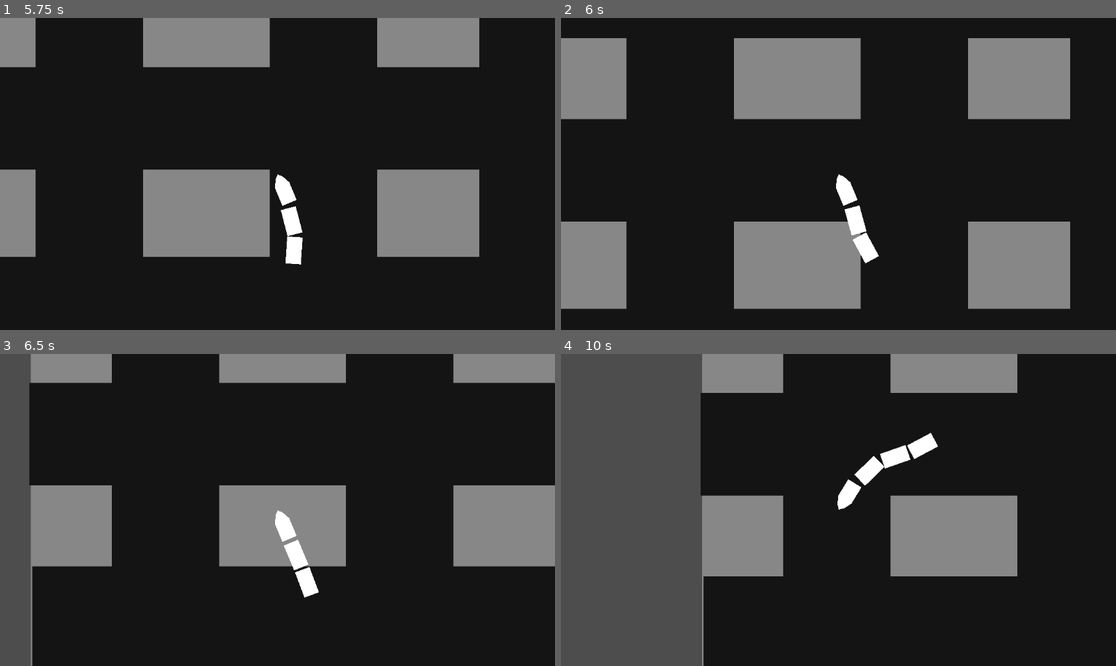
Above: before the commit, frames 1-4 (two rows, left to right).
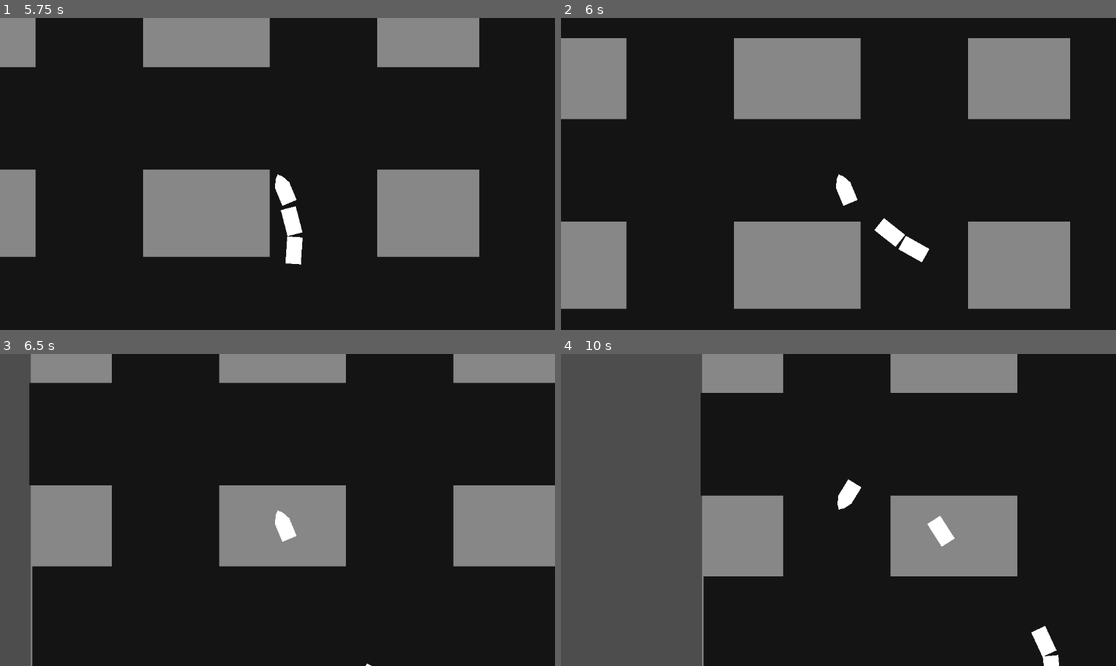
Above: after the commit, the same moments.

Repository: GodMadeEarth/Godot-Wild-Jam-59
Game: Godot game, scene res://sences/game.tscn
Two runs of this game, one before a commit and one after it. Both use one fixed random seed, a clock stepped at 60 frames per second and the inputs below.
Inputs:
- Up to frame 1 (5.75 s): hold Up (ui_up) 0.53-1.28 s; hold A (Move_L) 0.53-1.28 s; hold Down (ui_down) 1.28-2.03 s; tap D (Move_R) at 1.35, 2.85, 4.35 s; hold A (Move_L) 2.03-2.78 s; hold Up (ui_up) 2.03-3.53 s; hold A (Move_L) 3.53-4.28 s; hold Down (ui_down) from 3.53 s (still down); hold A (Move_L) from 5.03 s (still down)
- Up to frame 2 (6 s): release Down (ui_down) at 5.78 s; release A (Move_L) at 5.78 s; hold Up (ui_up) from 5.78 s (still down); tap D (Move_R) at 5.85 s
- Up to frame 3 (6.5 s): keep holding Up (ui_up)
- Up to frame 4 (10 s): hold A (Move_L) 6.53-7.28 s; tap D (Move_R) at 7.35, 8.85 s; release Up (ui_up) at 8.03 s; hold A (Move_L) 8.03-8.78 s; hold Down (ui_down) 8.03-9.53 s; hold Up (ui_up) from 9.53 s (still down); hold A (Move_L) from 9.53 s (still down)

Frame 1 is identical in both runs. In frame 2, 1.0% of the frame differs, in the area x 51-67%, y 59-79%; in frame 3, 0.5%; in frame 4, 1.3%, in the area x 52-90%, y 25-100%.

Commit message:
Added removable carts

Diff:
--- a/Godot-wild-jam-59/sences/Trains/Train.gd
+++ b/Godot-wild-jam-59/sences/Trains/Train.gd
@@ -16,6 +16,12 @@
 	if Input.is_action_just_pressed("ui_down"):
 		print("made cart")
 		add_cart()
+	if Input.is_action_just_pressed("ui_up"):
+		print("Cart removed")
+		var rand_index = randi_range(1,get_parent().get_children().size()-1)
+		remove_cart(1)
+		if rand_index > 0 and get_parent().get_children().size() > 1:
+			remove_cart(rand_index)
 
 func move_arc(delta):
 	if Input.is_action_pressed("Move_L"):
@@ -39,7 +45,6 @@
 	var velocity = (Vector2.UP.rotated(rotation) * speed*delta)
 	position += velocity
 
-
 func add_cart():
 	var cart = train_cart.instantiate()
 	var last_cart_joint = last_cart.get_node("PinJoint2D")
@@ -53,6 +58,20 @@
 
 	print(last_cart.rotation)
 
+# index 0 can never be accessed since it's the head.
+func remove_cart(index:int):
+	if get_parent().get_children().size()-1 <= index or index <= 0:
+		print("Invalid index")
+		print(get_parent().get_children().size() )
+		return
+	var new_head_cart = get_parent().get_children()[index-1]
+	new_head_cart.get_node("PinJoint2D").node_b = ""
+	last_cart = new_head_cart
+
+
+	pass
+
+
 func set_dir(ajustment:float):
 	rotation_direction+=ajustment
 	if rotation_direction+ajustment > 1:
